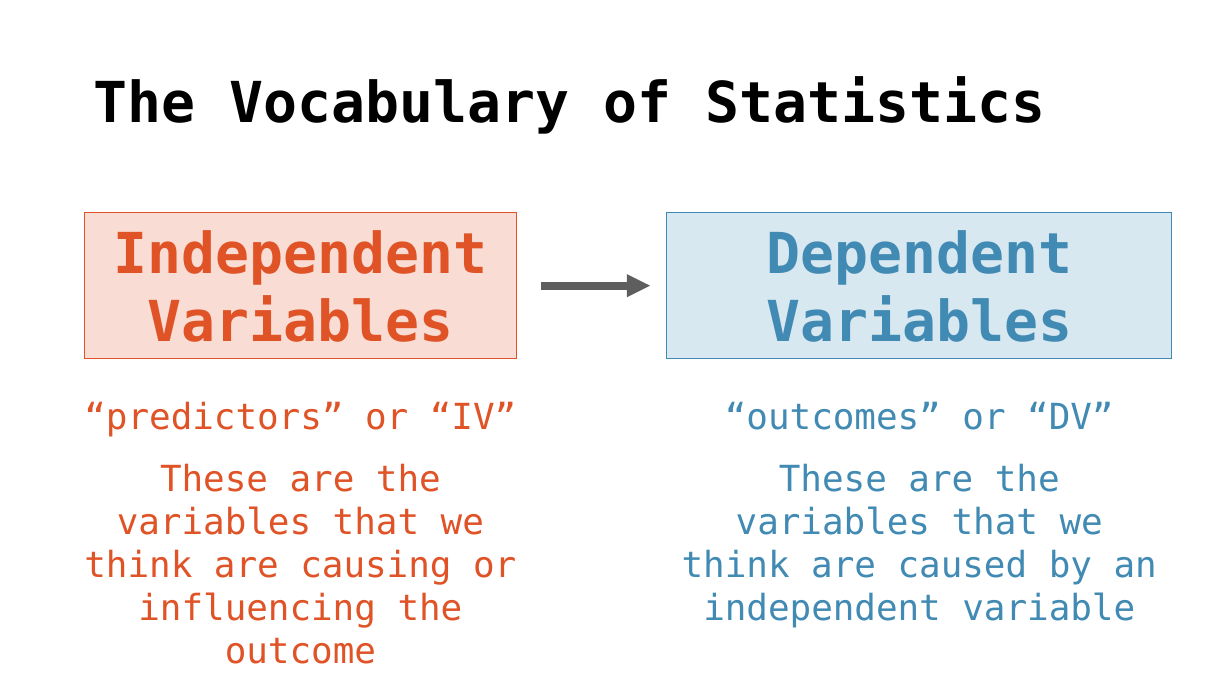
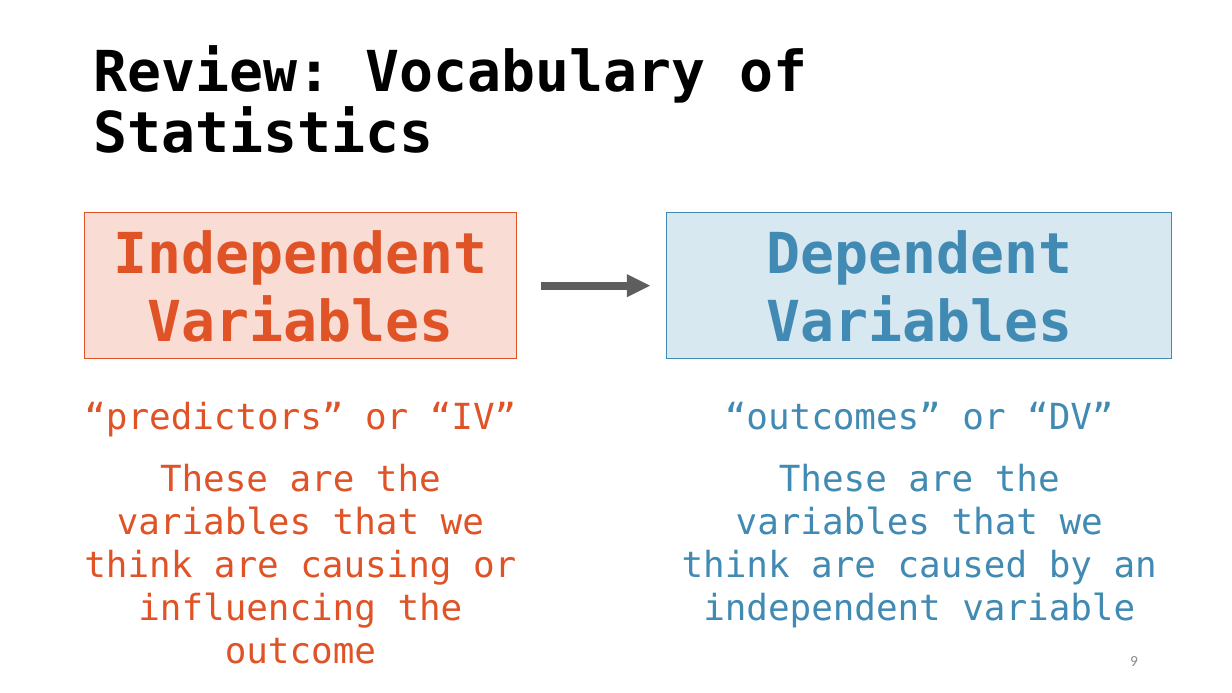
Before and after one commit to TysonStanley/EDU-6050, a slide deck: slide 9 of Slides/03_EDUC_6050_2018.pptx (slide 10 before the commit). Drawn at 1232x693 pixels with LibreOffice and Linux fonts; fonts in the diff are those of the drawing. Boxes give left, top, right and bottom in pixels: in the first picture for what was removed or moved away, otherwise in the second. Text is boxed around its words. In the diff, an @@ line names an element or a change of style, - is before the commit and + after.

```diff
--- a/Slides/03_EDUC_6050_2018.pptx
+++ b/Slides/03_EDUC_6050_2018.pptx
@@ title at [94, 45, 808, 153]: text changed @@
-The Vocabulary of Statistics
+Review: Vocabulary of Statistics
@@ page number added at [1130, 656, 1138, 666], 12 pt, text #8C8C8C @@
+9
```
Also in this commit, not shown: 15 other slides changed, 5 slides added, 15 slides removed, 5 other files.
